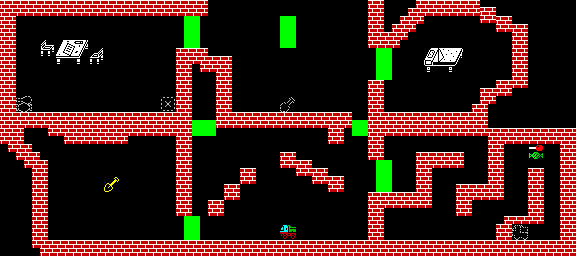
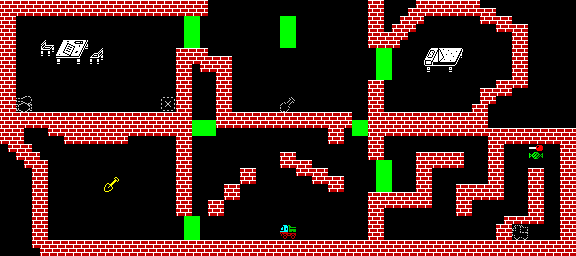
Before/after of a (576, 256) layered artwork. What changed in the layer stack:
painted on "Fondo" over [480, 7, 496, 24]
